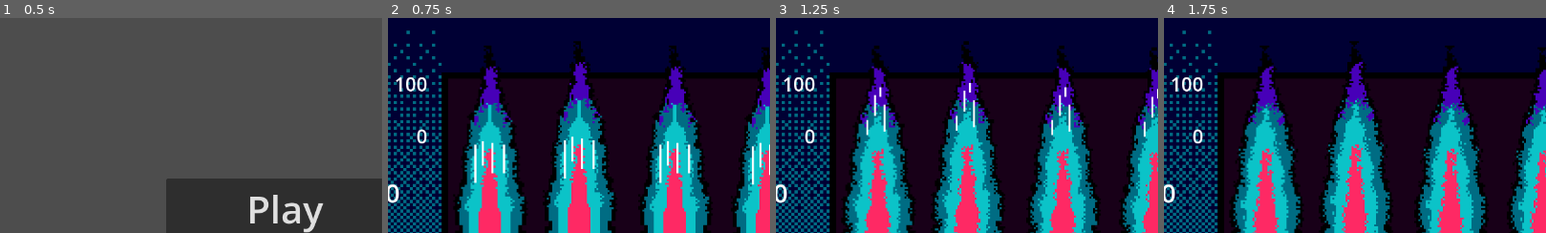
Above: before the commit, frames 1-4 (left to right).
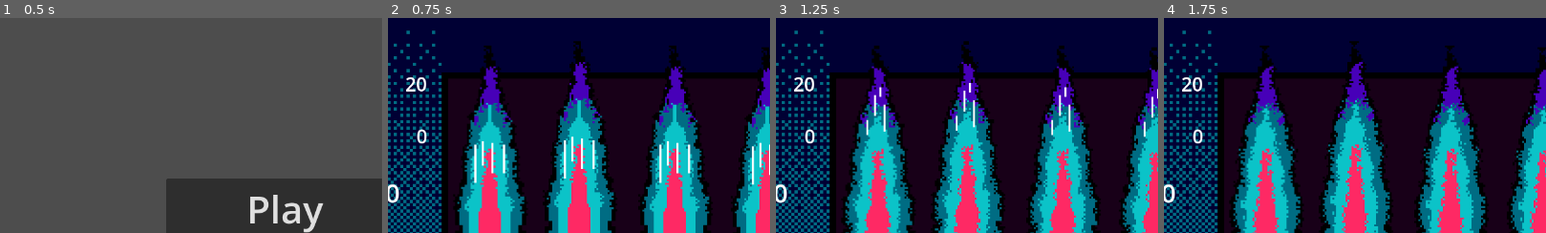
Above: after the commit, the same moments.

Repository: saveligulas/hackathon2025
Game: Godot game, scene res://scenes/mainMenu.tscn
Same seed, same stepped clock (60 frames per second), same inputs: the game is played once before the commit and once after it.
Inputs (mouse positions are % of the whole screen's width and height, from its top left):
- Up to frame 1 (0.5 s): no input
- Up to frame 2 (0.75 s): click "Play" at 0.5 s
- Up to frame 3 (1.25 s): no input
- Up to frame 4 (1.75 s): click (91, 62) at 1.25 s
The pictures show only the part of the screen within x 13-63%, y 0-50%; the shares and areas given below are measured in that part.

Frame 1 is identical in both runs. In frame 2, 0.3% of the frame differs, in the area x 2-11%, y 27-35%; in frame 3, 0.3%; in frame 4, 0.3%.

Commit message:
Add rounds and goals

Diff:
--- a/scenes/runManager.tscn
+++ b/scenes/runManager.tscn
@@ -1,13 +1,6 @@
-[gd_scene load_steps=8 format=3 uid="uid://etprqw7bt31"]
+[gd_scene load_steps=2 format=3 uid="uid://etprqw7bt31"]
 
 [ext_resource type="Script" uid="uid://nnmv1hjvrx76" path="res://src/core/runManager.gd" id="1_pga5b"]
-[ext_resource type="Script" uid="uid://cyn0irsyos1xh" path="res://src/core/symbol.gd" id="2_j0hkk"]
-[ext_resource type="Resource" uid="uid://equduurenbby" path="res://symbols/cash_symbol.tres" id="3_i4x4l"]
-[ext_resource type="Resource" uid="uid://brb3f4d3icgcm" path="res://symbols/eye_symbol.tres" id="3_ot76d"]
-[ext_resource type="Resource" uid="uid://mupifixuiqxu" path="res://symbols/fingerprint_symbol.tres" id="4_i4x4l"]
-[ext_resource type="Resource" uid="uid://d0b2yg7f8yji3" path="res://symbols/palm_symbol.tres" id="5_kedkk"]
-[ext_resource type="Resource" uid="uid://hdpobk4w5wsg" path="res://symbols/man_symbol.tres" id="6_ot76d"]
 
 [node name="RunManager" type="Node2D"]
 script = ExtResource("1_pga5b")
-starting_symbols = Array[ExtResource("2_j0hkk")]([ExtResource("3_ot76d"), ExtResource("6_ot76d"), ExtResource("3_i4x4l"), ExtResource("5_kedkk"), ExtResource("4_i4x4l")])
--- a/src/core/playing.gd
+++ b/src/core/playing.gd
@@ -35,6 +35,9 @@
     run_manager.spin_started.connect(_on_spin_started)
     run_manager.spin_completed.connect(_on_spin_completed)
     run_manager.effects_applied.connect(_on_effects_applied)
+    run_manager.goal_reached.connect(_on_goal_reached)
+    run_manager.round_advanced.connect(_on_round_advanced)
+    update_ui_labels()
 
     if reel_container.get_child_count() == 0:
         push_error("ReelContainer has no children!")
@@ -71,7 +74,9 @@
     # Calculate score using run manager
     var score_result = run_manager.calculate_score()
     print("=== Final Score: ", score_result.total_score, " ===")
-
+    var points = score_result.total_score
+    run_manager.on_score_evaluated(points)
+    update_ui_labels()
     is_spinning = false
 
 func _on_effects_applied(timing: int):
@@ -82,3 +87,16 @@
         spinners[i].hide()
         reel_container.reveal_column(i)
         await get_tree().create_timer(0.15).timeout
+
+func update_ui_labels():
+    goal_label.text = str(run_manager.get_current_goal())
+    score_label.text = str(run_manager.get_total_score())
+    round_label.text = str(run_manager.get_current_round())
+
+func _on_goal_reached():
+    await get_tree().create_timer(5).timeout
+    GameManager.change_phase(GameManager.GamePhase.SHOP)
+    run_manager.reset_round_for_goal()
+
+func _on_round_advanced():
+    update_ui_labels()
--- a/src/core/runManager.gd
+++ b/src/core/runManager.gd
@@ -8,6 +8,12 @@
 signal spin_started
 signal spin_completed(result_grid: Array)
 signal effects_applied(timing: int)
+signal goal_reached
+signal round_advanced
+
+var current_goal: int = 20
+var current_round: int = 1
+var total_score: int = 0
 
 func _ready():
     print("RunManager loaded")
@@ -114,3 +120,27 @@
     game_state = GameState.new()
     load_starting_symbols()
     initialize()
+
+func on_score_evaluated(score: int):
+    total_score += score
+    if total_score >= current_goal:
+        emit_signal("goal_reached")
+        advance_round()
+
+func advance_round():
+    current_round += 1
+    emit_signal("round_advanced")
+
+func reset_round_for_goal():
+    @warning_ignore("narrowing_conversion")
+    current_goal = int(current_goal * 1.5)
+    total_score = 0
+
+func get_current_goal():
+    return current_goal
+
+func get_current_round():
+    return current_round
+
+func get_total_score():
+    return total_score
